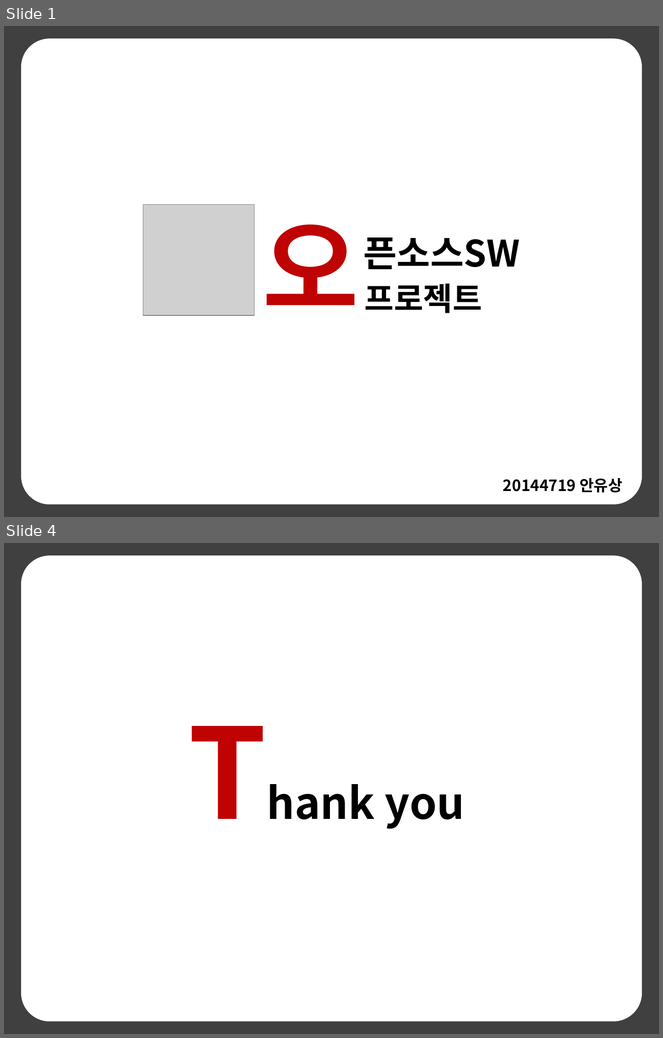
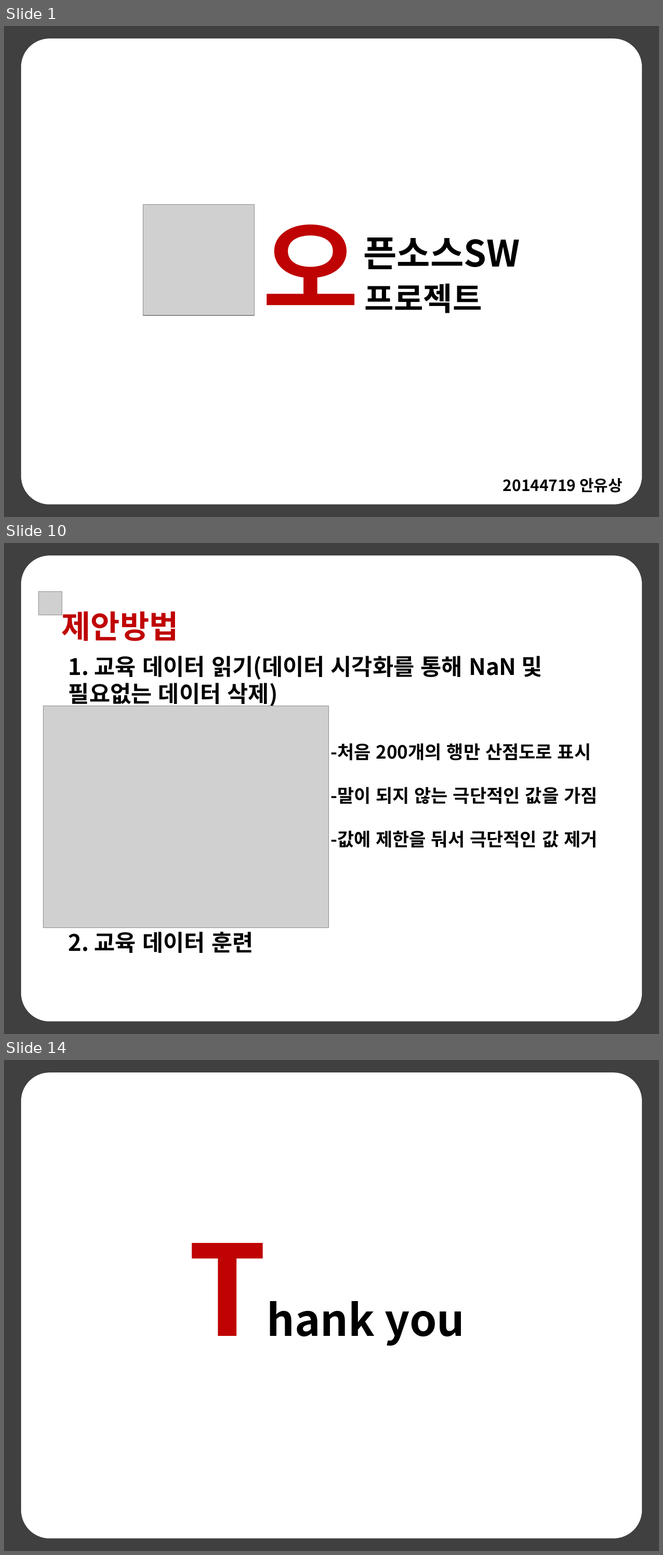
Before and after one commit to anys123/20144719, a slide deck: 20144719안유상(발표자료).pptx. Shown one above the other, each under a label of ours: slides 1 and 4 before the commit, slides 1, 10 and 14 after it; the slides between them are not shown. The pictures are 663x1038 and 663x1555 pixels, drawn with LibreOffice and Linux fonts; fonts in the diff are those of the drawing; grey boxes stand for pictures. Boxes give left, top, right and bottom in pixels: in the first picture for what was removed or moved away, otherwise in the second. Text is boxed around its words. In the diff, an @@ line names an element or a change of style, - is before the commit and + after.

```diff
--- a/20144719안유상(발표자료).pptx
+++ b/20144719안유상(발표자료).pptx
@@ slide 10 added at [4, 543, 659, 1034], background #404040 @@
@@ rounded rectangle added at [22, 557, 642, 1021], fill #FFFFFF, outline #FFFFFF 2 pt @@
@@ picture added at [39, 591, 62, 615] @@
@@ text added at [62, 605, 179, 641], 35 pt, text #BF0302, bold @@
+제안방법
@@ text added at [68, 656, 543, 708], 25 pt, text #000000, bold @@
+1. 교육 데이터 읽기(데이터 시각화를 통해 NaN 및
+필요없는 데이터 삭제)
@@ picture added at [44, 706, 329, 928] @@
@@ text added at [331, 743, 598, 848], 20 pt, text #000000, bold @@
+-처음 200개의 행만 산점도로 표시
+-말이 되지 않는 극단적인 값을 가짐
+-값에 제한을 둬서 극단적인 값 제거
@@ text added at [68, 932, 253, 953], 25 pt, text #000000, bold @@
+2. 교육 데이터 훈련
@@ what was slide 4 is now slide 14 @@
```
Also in this commit, not shown: 1 slide changed, 10 other slides added, 1 slide removed, 3 other files.
